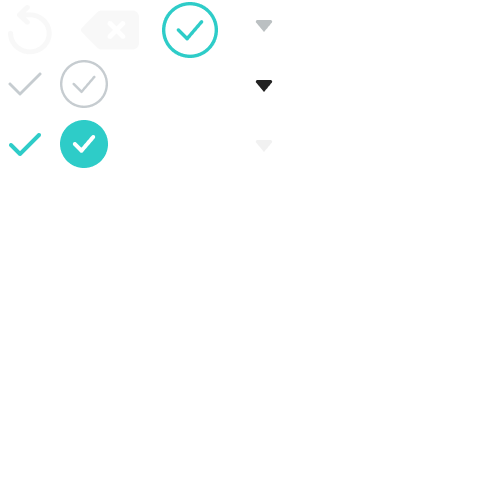
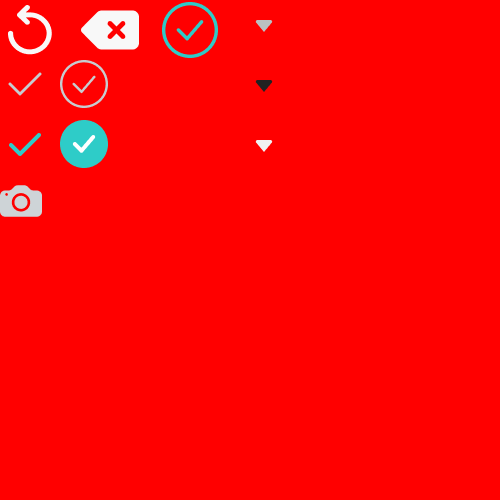
Comparing the layer stacks of the two 500px x 500px images. Changes:
added group "그룹 1" (1st of 6) with 2 layers above "select_arrow" over (0, 180, 42, 222)
added layer "레이어 1" (1st of 10, in "그룹 1") in group "그룹 1" over (0, 185, 42, 217)
showed "배경", painted on it over (0, 0, 500, 500)
